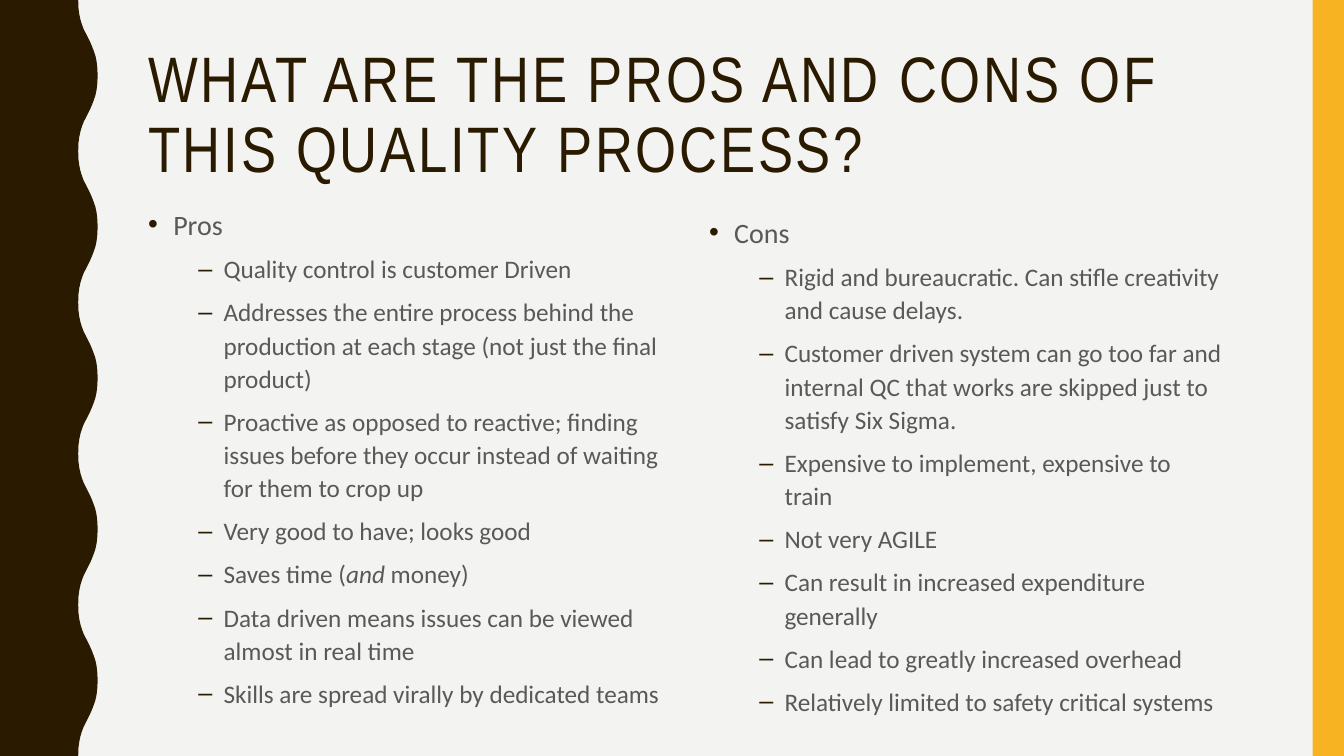
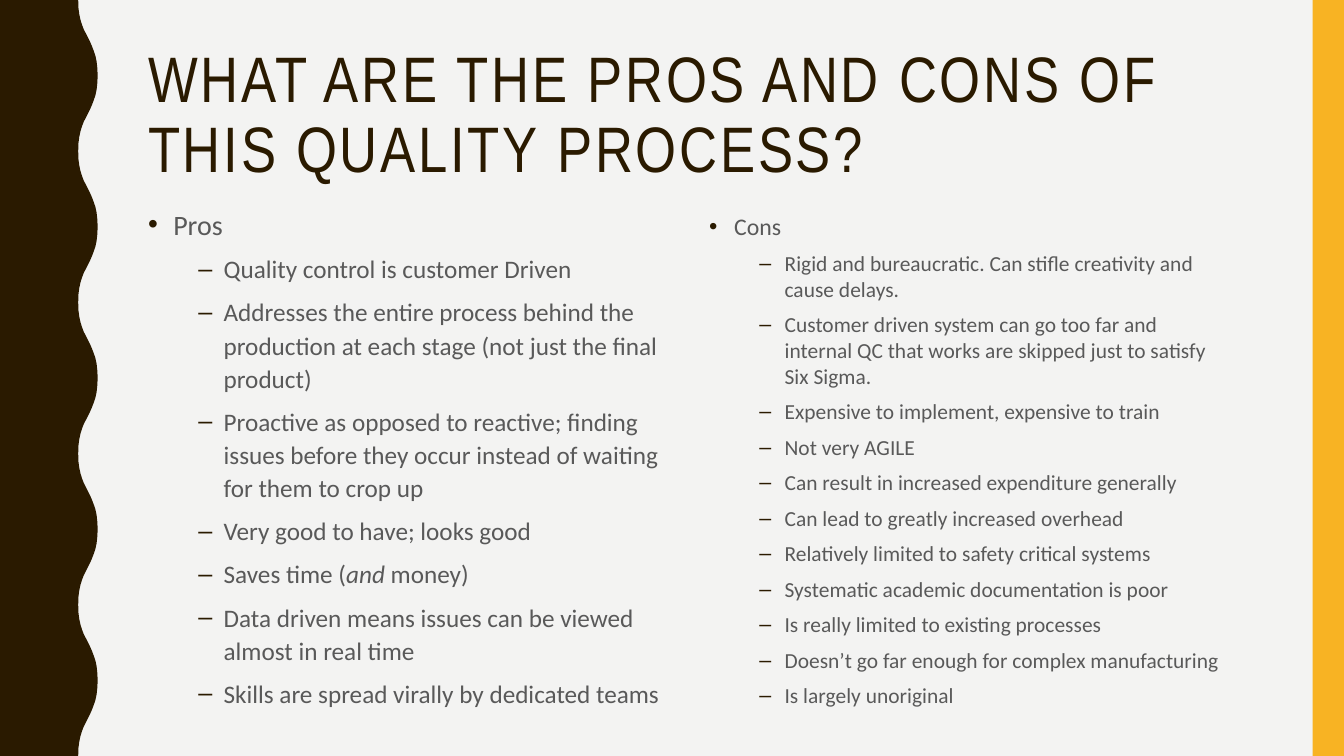
Before and after one commit to HarrisonJM/ESDLabs, a slide deck: slide 8 of docs/HARRISONMARCKS14024424 - Six Sigma.pptx. Drawn at 1344x756 pixels with LibreOffice and Linux fonts; fonts in the diff are those of the drawing. Boxes give left, top, right and bottom in pixels: in the first picture for what was removed or moved away, otherwise in the second. Text is boxed around its words. In the diff, an @@ line names an element or a change of style, - is before the commit and + after.

```diff
--- a/docs/HARRISONMARCKS14024424 - Six Sigma.pptx
+++ b/docs/HARRISONMARCKS14024424 - Six Sigma.pptx
@@ text at <box>734,219,1205,565</box>: size 20 to 17 pt in "Cons"; size 18 to 15.3 pt in "Rigid and bureaucratic. Can stifle creativity and ...", "Customer driven system can go too far ...", "Expensive to implement, expensive to train", "Not very AGILE" and 3 more places; line spacing 1.1 to 1 @@
@@ text at <box>785,582,1218,707</box>: paragraphs added @@
+  – Systematic academic documentation is poor
+  – Is really limited to existing processes
+  – Doesn’t go far enough for complex manufacturing
+  – Is largely unoriginal
```
